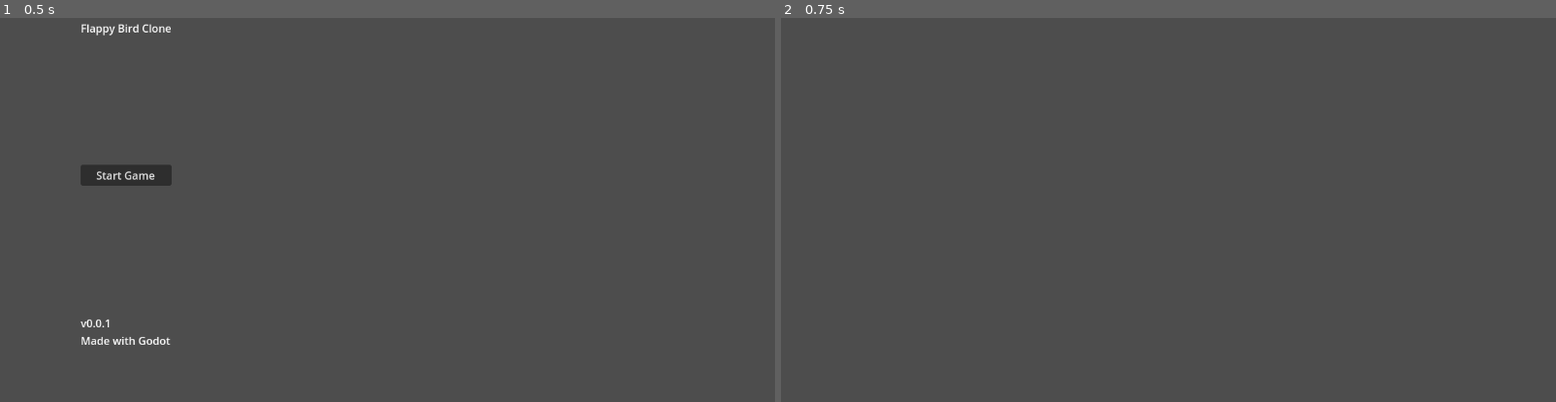
Above: before the commit, frames 1-2 (left to right).
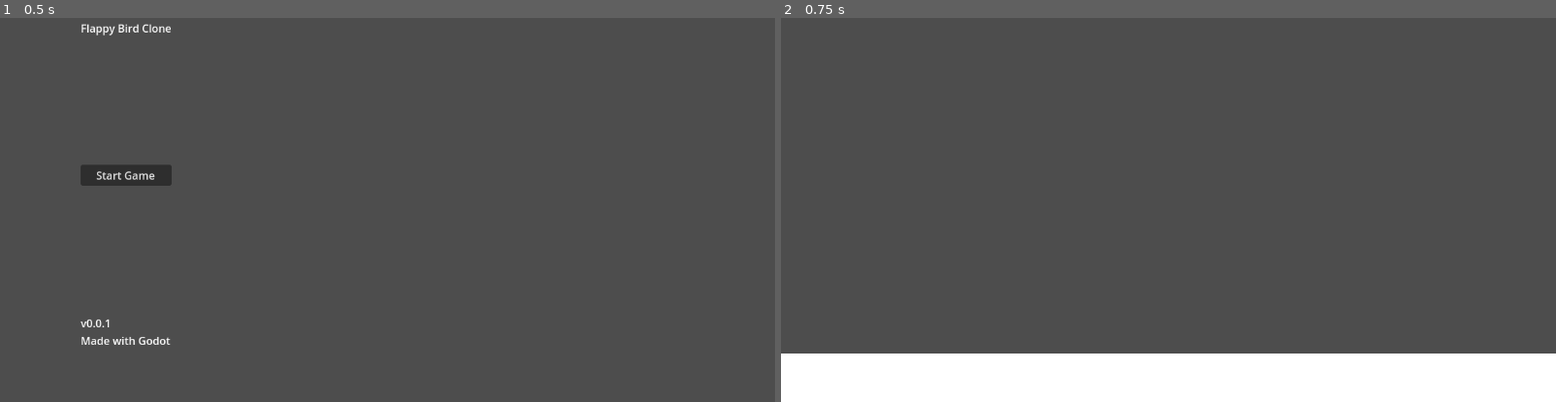
Above: after the commit, the same moments.

Repository: Modailun/flappy-bird-clone
Game: Godot game, scene res://Scenes/main_menu.tscn
The game is run twice, just before and just after one commit, with the same random seed, the same clock (stepped at 60 frames per second) and the same inputs.
Inputs:
- Up to frame 1 (0.5 s): no input
- Up to frame 2 (0.75 s): click "Start Game" at 0.5 s

Frame 1 is identical in both runs. In frame 2, 13% of the frame differs, in the area x 0-100%, y 87-100%.

Commit message:
Added floor (kill zone)

Diff:
--- a/Scenes/game.tscn
+++ b/Scenes/game.tscn
@@ -1,3 +1,18 @@
-[gd_scene format=3 uid="uid://bnc5pe1d0vbax"]
+[gd_scene load_steps=3 format=3 uid="uid://bnc5pe1d0vbax"]
+
+[ext_resource type="PackedScene" uid="uid://lba3tqsm6xqc" path="res://Scenes/kill_zone.tscn" id="1_ebmjs"]
+
+[sub_resource type="WorldBoundaryShape2D" id="WorldBoundaryShape2D_qxrlw"]
 
 [node name="Game" type="Node2D"]
+
+[node name="GameManager" type="Node" parent="."]
+
+[node name="KillZone" parent="." instance=ExtResource("1_ebmjs")]
+position = Vector2(576, 576)
+
+[node name="CollisionShape2D" type="CollisionShape2D" parent="KillZone"]
+shape = SubResource("WorldBoundaryShape2D_qxrlw")
+
+[node name="Polygon2D" type="Polygon2D" parent="KillZone"]
+polygon = PackedVector2Array(-640, 0, 640, 0, 640, 128, -640, 128)
--- /dev/null
+++ b/Scenes/kill_zone.tscn
@@ -0,0 +1,6 @@
+[gd_scene load_steps=2 format=3 uid="uid://lba3tqsm6xqc"]
+
+[ext_resource type="Script" uid="uid://dr1yf62ah6coj" path="res://Scripts/kill_zone.gd" id="1_d6013"]
+
+[node name="KillZone" type="Area2D"]
+script = ExtResource("1_d6013")
--- /dev/null
+++ b/Scripts/kill_zone.gd
@@ -0,0 +1,5 @@
+extends Area2D
+
+func _on_body_entered(body: Node2D) -> void:
+	print("You died.")
+	body.get_node("CollisionShape2D").queue_free()
Not shown, added: Scripts/kill_zone.gd.uid
